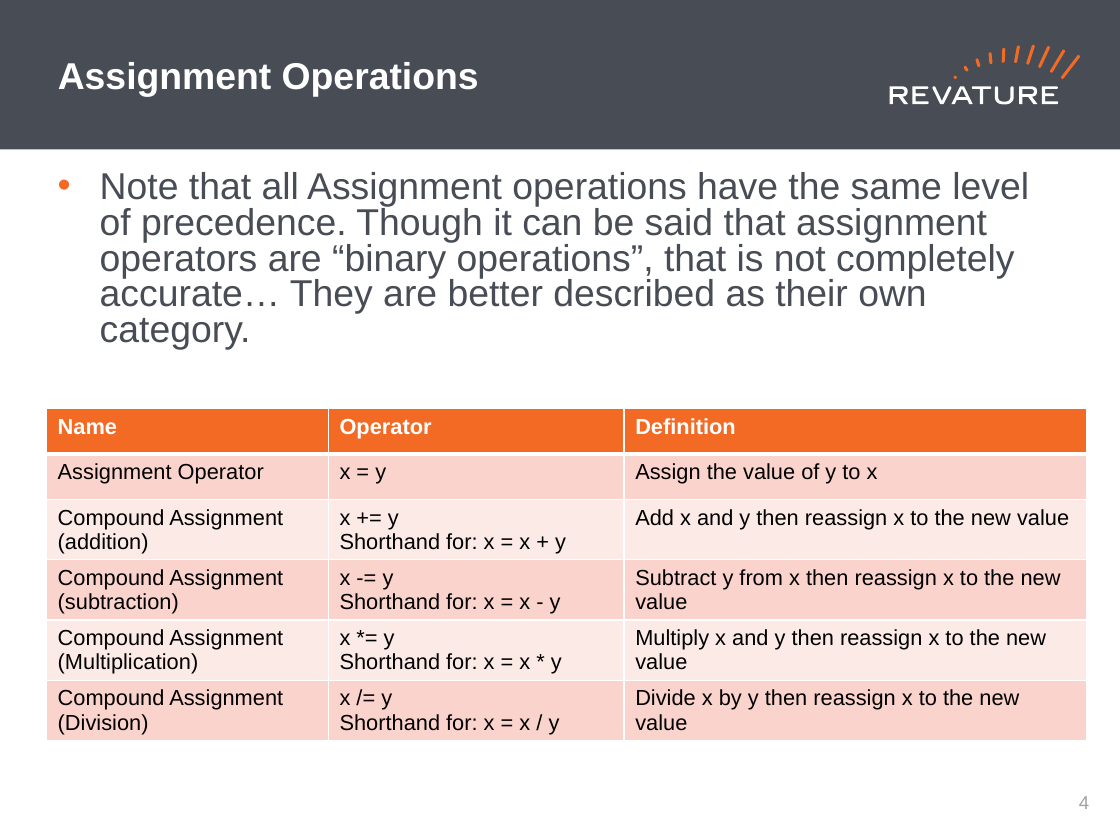
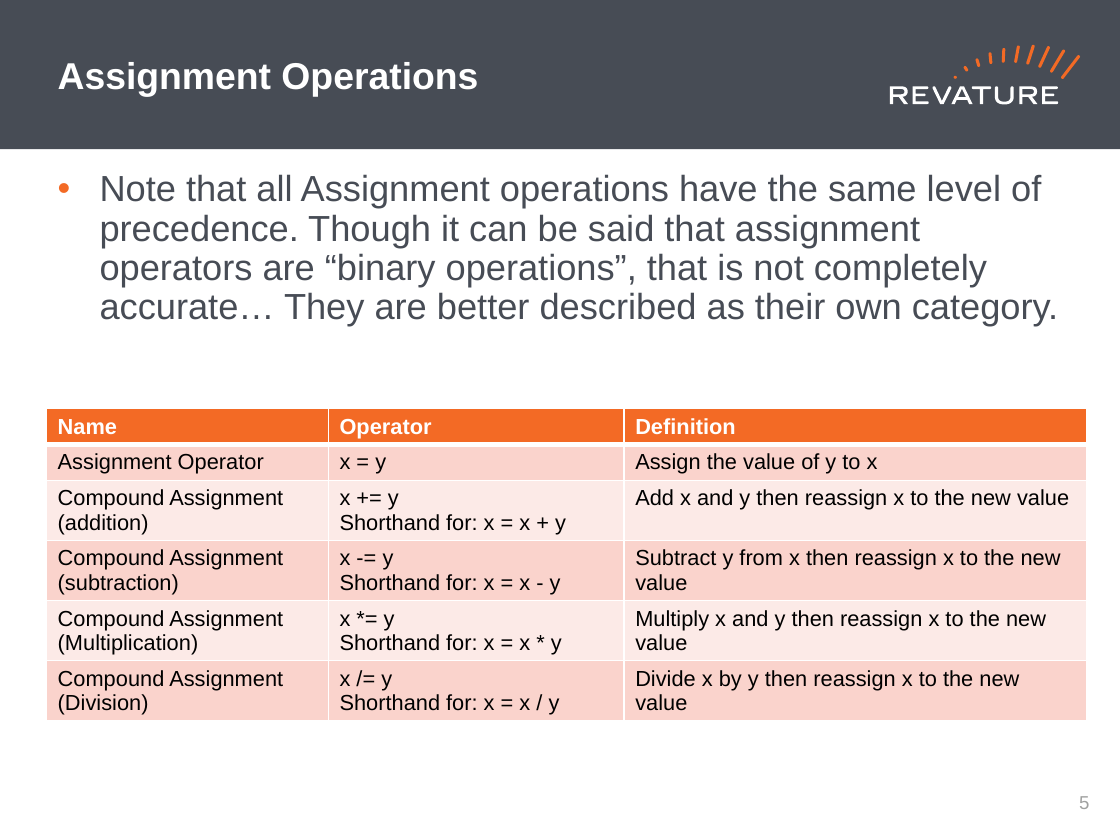
Before and after one commit to jhigherevature/ROCP-210412, a slide deck: slide 5 of powerpoints/Roc_Day02 - Operators_Methods_Arrays_FlowControl.pptx. Drawn at 1120x840 pixels with LibreOffice and Linux fonts; fonts in the diff are those of the drawing. Boxes give left, top, right and bottom in pixels: in the first picture for what was removed or moved away, otherwise in the second. Text is boxed around its words. In the diff, an @@ line names an element or a change of style, - is before the commit and + after.

```diff
--- a/powerpoints/Roc_Day02 - Operators_Methods_Arrays_FlowControl.pptx
+++ b/powerpoints/Roc_Day02 - Operators_Methods_Arrays_FlowControl.pptx
@@ text "Note that all Assignment operations ..." at [100,174,1058,326]: size 24 to 23.3 pt; indent changed; line spacing 0.8 to 0.9 @@
@@ table at [47,409,1088,719] @@
@@ fill #FAD4CD to #FAD3CC in 9 cells @@
@@ fill #FDEBE8 to #FCEAE7 in 6 cells @@
@@ borders changed @@
@@ page number at [1079,796,1089,809]: text changed @@
-4
+5
```
Also in this commit, not shown: 40 other slides changed, 11 other files.
